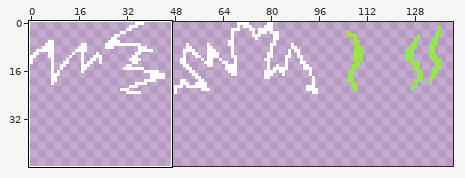
Edited in one commit: sprite sheet (assets/particles.png). The picture above shows the old version from afar; the outline marks the close-up.
Close-up. Earlier state:
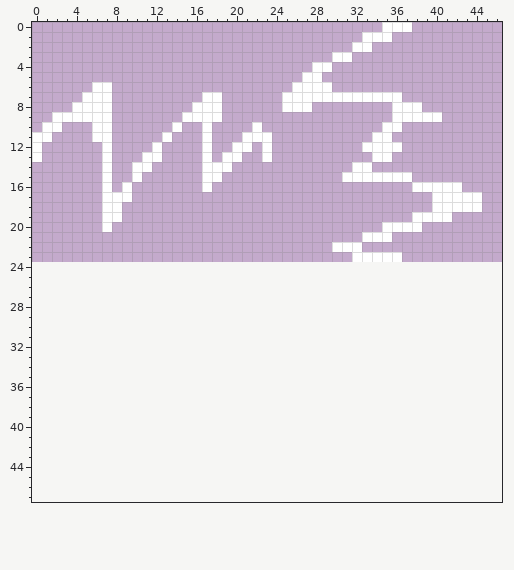
The file is 144x24 pixels. Shown: x 0..46, y 0..47. The old version is drawn lined up with the new one, on the new canvas. The wide view leaves out empty margins. The commit also changed other parts of the picture, which this record leaves out.
The same view after the edit:
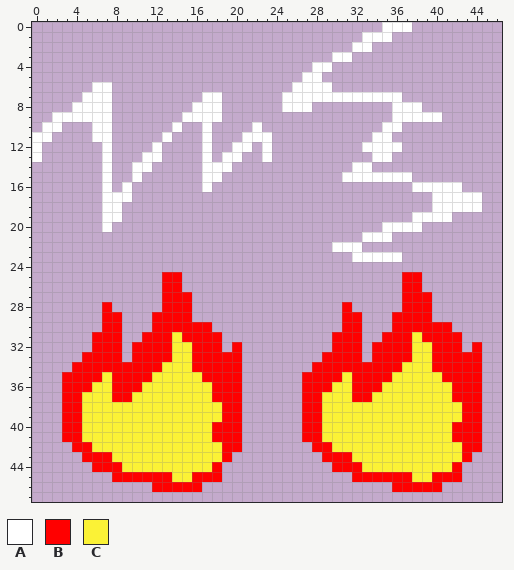
Palette (. is transparent): A #ffffff  B #ff0000  C #fbf236
Change:
canvas 144x24 -> 168x48
@@ x 0..46 @@
 24 ...............................................
-25 ...............................................
-26 ...............................................
-27 ...............................................
-28 ...............................................
-29 ...............................................
-30 ...............................................
-31 ...............................................
-32 ...............................................
-33 ...............................................
-34 ...............................................
-35 ...............................................
-36 ...............................................
-37 ...............................................
-38 ...............................................
-39 ...............................................
-40 ...............................................
-41 ...............................................
-42 ...............................................
-43 ...............................................
-44 ...............................................
-45 ...............................................
-46 ...............................................
+25 .............BB......................BB........
+26 .............BB......................BB........
+27 .............BBB.....................BBB.......
+28 .......B.....BBB...............B.....BBB.......
+29 .......BB...BBBB...............BB...BBBB.......
+30 .......BB...BBBBBB.............BB...BBBBBB.....
+31 ......BBB..BBBCBBBB...........BBB..BBBCBBBB....
+32 ......BBB.BBBBCCBBB.B.........BBB.BBBBCCBBB.B..
+33 .....BBBB.BBBBCCBBBBB........BBBB.BBBBCCBBBBB..
+34 ....BBBBBBBBBCCCBBBBB.......BBBBBBBBBCCCBBBBB..
+35 ...BBBBCBBBBCCCCCBBBB......BBBBCBBBBCCCCCBBBB..
+36 ...BBBCCBBBCCCCCCCBBB......BBBCCBBBCCCCCCCBBB..
+37 ...BBCCCBBCCCCCCCCBBB......BBCCCBBCCCCCCCCBBB..
+38 ...BBCCCCCCCCCCCCCCBB......BBCCCCCCCCCCCCCCBB..
+39 ...BBCCCCCCCCCCCCCCBB......BBCCCCCCCCCCCCCCBB..
+40 ...BBCCCCCCCCCCCCCBBB......BBCCCCCCCCCCCCCBBB..
+41 ...BBCCCCCCCCCCCCCBBB......BBCCCCCCCCCCCCCBBB..
+42 ....BBCCCCCCCCCCCCCBB.......BBCCCCCCCCCCCCCBB..
+43 .....BBBCCCCCCCCCCCB.........BBBCCCCCCCCCCCB...
+44 ......BBBCCCCCCCCCB...........BBBCCCCCCCCCB....
+45 ........BBBBBBCCBBB.............BBBBBBCCBBB....
+46 ............BBBBB...................BBBBB......
 47 ...............................................
